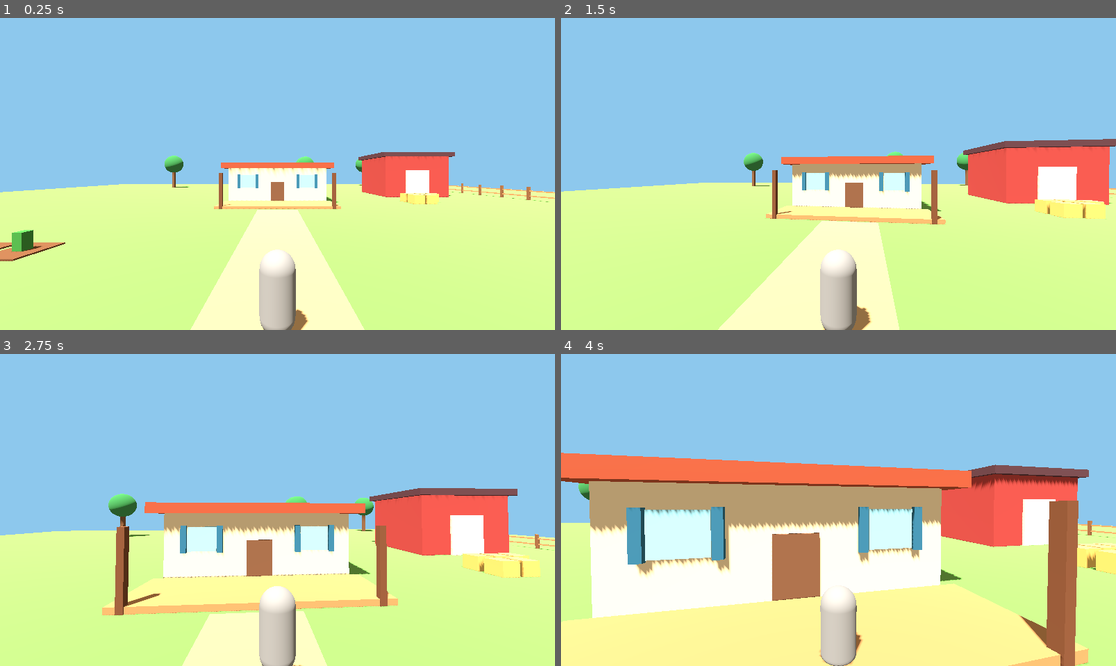
Above: before the commit, frames 1-4 (two rows, left to right).
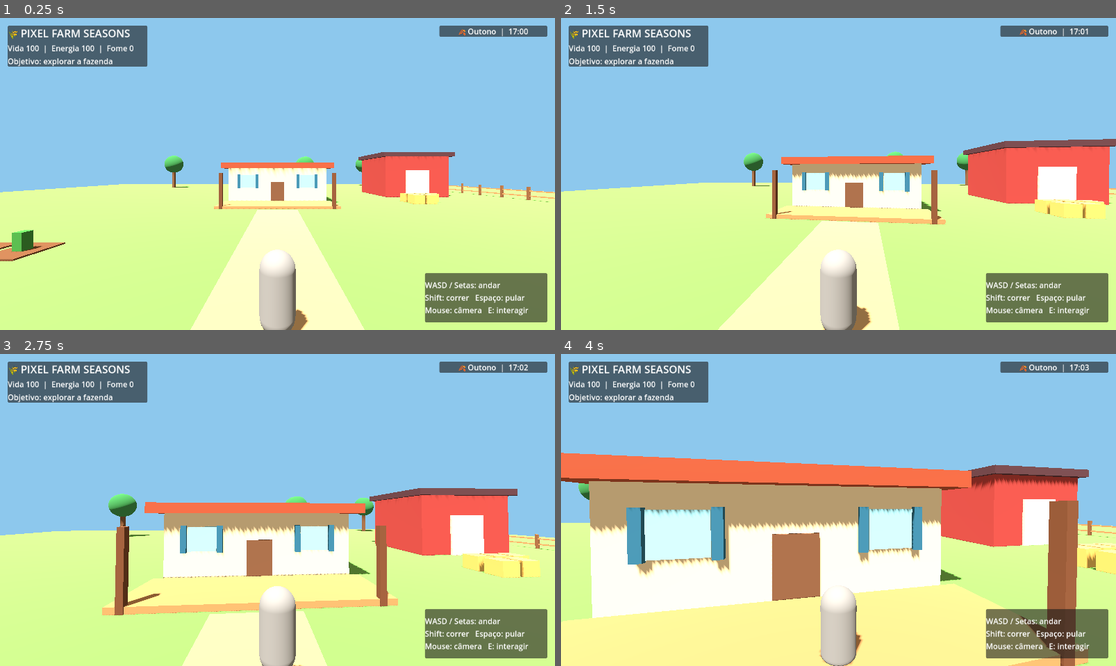
Above: after the commit, the same moments.

Repository: juniordev830/pixel-farm-seasons
Game: Godot game, scene res://main.tscn
The game is run twice, just before and just after one commit, with the same random seed, the same clock (stepped at 60 frames per second) and the same inputs.
Inputs (mouse positions are in pixels of both pictures, inside the frame that each line leads up to):
- Up to frame 1 (0.25 s): no input
- Up to frame 2 (1.5 s): tap Enter (ui_accept) at 0.5, 0.77 s; move the mouse to (866, 174) at 0.52 s; hold Shift 0.53-1.28 s; hold Up (ui_up) from 0.53 s (still down); move the mouse to (810, 174) at 1.27 s; tap E at 1.35 s
- Up to frame 3 (2.75 s): keep holding Up (ui_up); tap Enter (ui_accept) at 1.52 s; move the mouse to (288, 503) at 2.02 s; hold Space from 2.03 s (still down)
- Up to frame 4 (4 s): keep holding Up (ui_up); move the mouse to (832, 516) at 2.77 s; release Space at 2.78 s; tap Shift at 2.85 s; tap Enter (ui_accept) at 3.02, 3.77 s; move the mouse to (877, 513) at 3.52 s; tap E at 3.6 s

The runs differ from the first frame. In frame 1, 7.5% of the frame differs, in the area x 1-99%, y 2-98%; in frame 2, 7.5%; in frame 3, 7.5%; in frame 4, 7.5%.
Error in both runs: Invalid access to property or key 'environment' on a base object of type 'null instance'. (res://day_night_controller.gd:46)

Commit message:
feat: wire farm HUD into main Godot scene

Diff:
--- a/godot/main.tscn
+++ b/godot/main.tscn
@@ -1,10 +1,11 @@
-[gd_scene load_steps=6 format=3]
+[gd_scene load_steps=7 format=3]
 
 [ext_resource type="PackedScene" path="res://player.tscn" id="1"]
 [ext_resource type="Script" path="res://farm_environment.gd" id="2"]
 [ext_resource type="Script" path="res://farm_props.gd" id="3"]
 [ext_resource type="Script" path="res://ground_collision.gd" id="4"]
 [ext_resource type="Script" path="res://day_night_controller.gd" id="5"]
+[ext_resource type="Script" path="res://farm_hud.gd" id="6"]
 
 [node name="Main" type="Node3D"]
 
@@ -22,3 +23,6 @@
 
 [node name="DayNightController" type="Node" parent="."]
 script = ExtResource("5")
+
+[node name="FarmHUD" type="CanvasLayer" parent="."]
+script = ExtResource("6")
